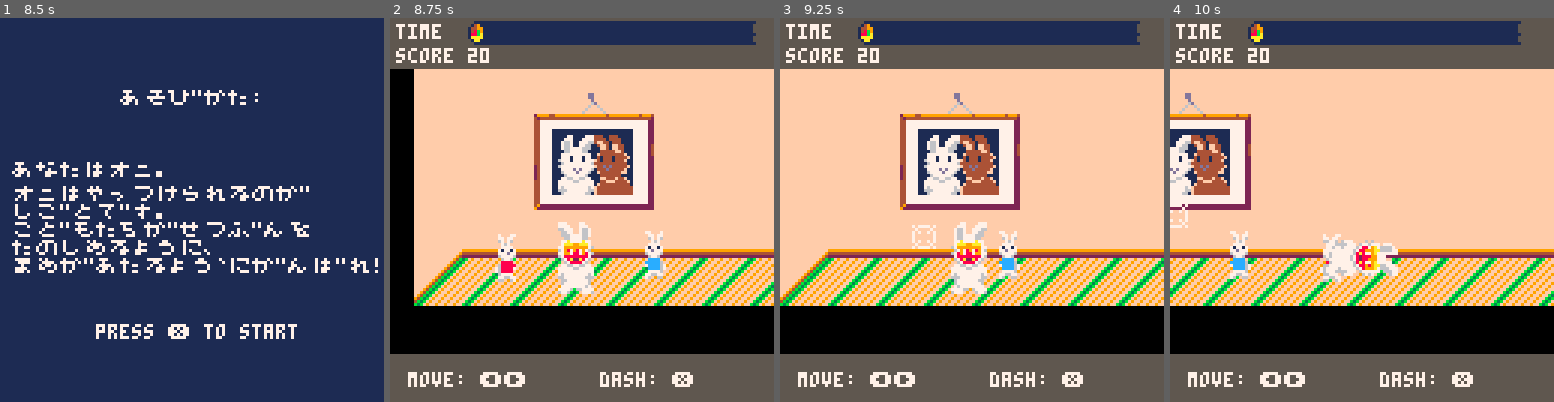
Above: before the commit, frames 1-4 (left to right).
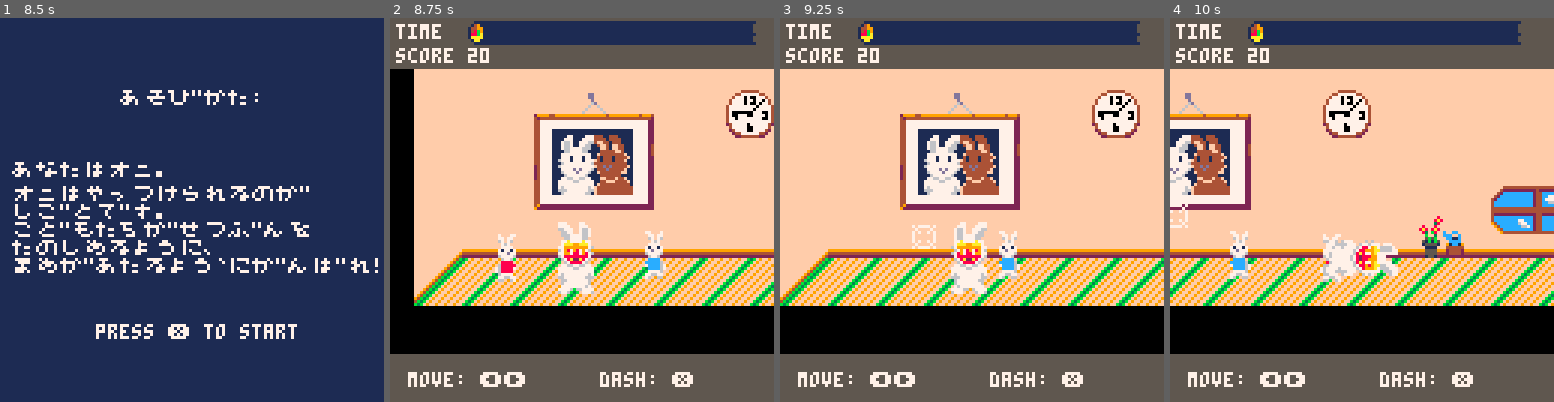
Above: after the commit, the same moments.

Repository: josiahp/setsubun
Game: PICO-8 cartridge setsubun.p8
Two runs of this game, one before a commit and one after it. Both use one fixed random seed, a clock stepped at 60 frames per second and the inputs below.
Inputs:
- Up to frame 1 (8.5 s): tap X (X key) at 0.33, 1.07, 1.85, 2.97, 4.08, 5.2, 6.32, 7.43 s; tap O (Z key) at 0.7, 1.7, 2.1, 2.5, 2.9, 3.3, 3.7, 4.1, 4.5, 4.9, 5.3, 5.7, 6.1, 6.5, 6.9, 7.3, 7.7, 8.1 s; hold Right 1.6-2.1 s; hold Right 2.47-3.03 s; hold Left 3.08-3.58 s; hold Right 4.02-4.68 s; hold Left 5.08-5.68 s; hold Right 6.08-6.58 s; hold Right 6.63-7.13 s; hold Right 7.5-8.07 s; hold Left from 8.12 s (still down)
- Up to frame 2 (8.75 s): tap O (Z key) at 8.5 s; tap X (X key) at 8.55 s; release Left at 8.62 s
- Up to frame 3 (9.25 s): tap O (Z key) at 8.9 s; hold Right from 9.05 s (still down)
- Up to frame 4 (10 s): tap O (Z key) at 9.3, 9.7 s; tap X (X key) at 9.67 s; release Right at 9.72 s

Frame 1 is identical in both runs. In frame 2, 1.3% of the frame differs, in the area x 87-100%, y 18-32%; in frame 3, 1.3%; in frame 4, 3.8%, in the area x 39-100%, y 18-63%.

Commit message:
add flowers, clock, window

Diff:
--- a/setsubun.p8
+++ b/setsubun.p8
@@ -1182,22 +1182,22 @@
 00000000000000000000000000000000000000000000000000000000000000000000000000000000000000000000000000000000000000000000000000077000
 00000000000000000000000000000000000000000000000000000000000000000000000000000000000000000000000000000000000000000000000000777000
 00000000000000000000000000000000000000000000000000000000000000000000000000000000000000000000000000000000000000000000000000777000
-00000000000000000000000000000000000000000000000000000000000000000000000000000000000000000000000000000000000000000000000000000000
-00000000000000000000000000000000000000000000000000000000000000000000000000000000000000000000000000000000000000000000000000000000
-00000000000000000000000000000000000000000000000000000000000000000000000000000000000000000000000000000000000000000000000000000000
-00000000000000000000000000000000000000000000000000000000000000000000000000000000000000000000000000000000000000000000000000000000
-00000000000000000000000000000000000000000000000000000000000000000000000000000000000000000000000000000000000000000000000000000000
-00000000000000000000000000000000000000000000000000000000000000000000000000000000000000000000000000000000000000000000000000000000
-00000000000000000000000000000000000000000000000000000000000000000000000000000000000000000000000000000000000000000000000000000000
-00000000000000000000000000000000000000000000000000000000000000000000000000000000000000000000000000000000000000000000000000000000
-00000000000000000000000000000000000000000000000000000000000000000000000000000000000000000000000000000000000000000000000000000000
-00000000000000000000000000000000000000000000000000000000000000000000000000000000000000000000000000000000000000000000000000000000
-00000000000000000000000000000000000000000000000000000000000000000000000000000000000000000000000000000000000000000000000000000000
-00000000000000000000000000000000000000000000000000000000000000000000000000000000000000000000000000000000000000000000000000000000
-00000000000000000000000000000000000000000000000000000000000000000000000000000000000000000000000000000000000000000000000000000000
-00000000000000000000000000000000000000000000000000000000000000000000000000000000000000000000000000000000000000000000000000000000
-00000000000000000000000000000000000000000000000000000000000000000000000000000000000000000000000000000000000000000000000000000000
-00000000000000000000000000000000000000000000000000000000000000000000000000000000000000000000000000000000000000000000000000000000
+fffff444444fffffffffffffffffffffffff444444444444444444444444ffff0000000000000000000000000000000000000000000000000000000000000000
+fff4477777744ffffffffffffffffffffff42222222222242222222222224fff0000000000000000000000000000000000000000000000000000000000000000
+ff477707007774ffffffff8fffffffffff42cccccccccc244ccccccccccc24ff0000000000000000000000000000000000000000000000000000000000000000
+f47777077077074ffffff8a8fffffffff42ccccccccccc244cc7777cccccc24f0000000000000000000000000000000000000000000000000000000000000000
+f47777070070774ffffff38fffffffff42cccccccccccc244c7776ccc777cc240000000000000000000000000000000000000000000000000000000000000000
+4777777777077774f8fff8ffffffffff4ccccccccccccc244cc66cccc6677cc40000000000000000000000000000000000000000000000000000000000000000
+47777777707777748a8f8a8fffffffff4ccccccccccccc244ccccccccc667cc40000000000000000000000000000000000000000000000000000000000000000
+4700000007770074f83fb8ffcffccfff444444444444444444444444444444440000000000000000000000000000000000000000000000000000000000000000
+4700777007777074ffbff3ffcccffcff444444444444444444444444444444440000000000000000000000000000000000000000000000000000000000000000
+4770777777770074ff5b5bfffcc11cff422222222222222442222222222222240000000000000000000000000000000000000000000000000000000000000000
+4777777777777774f51b1b5fffccccff4ccccccccccccc244cccccccccccccc40000000000000000000000000000000000000000000000000000000000000000
+2477777077777742f155551ff91cc19f4cccccccc77ccc244cccccccccccccc40000000000000000000000000000000000000000000000000000000000000000
+f47777700777774fff1111fff444444f94ccccccc677cc244ccccccccccccc490000000000000000000000000000000000000000000000000000000000000000
+f24777700777742f9955559992444429f94ccccccc667c244cccccccccccc49f0000000000000000000000000000000000000000000000000000000000000000
+ff244777777442ff4455554442444424ff94cccccccccc244ccccccccccc49ff0000000000000000000000000000000000000000000000000000000000000000
+fff2244444422fff2215512222222222fff94444444444444444444444449fff0000000000000000000000000000000000000000000000000000000000000000
 00000000000000000000000000000000000000000000000000000000000000000000000000000000000000000000000000000000000000000000000000000000
 00000000000000000000000000000000000000000000000000000000000000000000000000000000000000000000000000000000000000000000000000000000
 00000000000000000000000000000000000000000000000000000000000000000000000000000000000000000000000000000000000000000000000000000000
@@ -1281,13 +1281,13 @@
 0000000000000000000000000000000000000000000000000000000000000000000000000505050505050505050500000000000000000000000000000000000000000000000000000000000000000000000000000000000000000000000000000000000000000000000000000000000000000000000000000000000000000000
 0000000000000000000000000000000000000000000000000000000000000000000000000505050505050505050000000000000000000000000000000000000000000000000000000000000000000000000000000000000000000000000000000000000000000000000000000000000000000000000000000000000000000000
 0018181818181818181818181818181818181818181818181818181818181818181818000000000000000000000000000000000000000000000000000000000000000000000000000000000000000000000000000000000000000000000000000000000000000000000000000000000000000000000000000000000000000000
-0018181818181818851818181818181818181818181818181818181818181818181818000000000000000000000000000000000000000000000000000000000000000000000000000000000000000000000000000000000000000000000000000000000000000000000000000000000000000000000000000000000000000000
-0018181818188081828384181818181818181818181818181818181818181818181818000000000000000000000000000000000000000000000000000000000000000000000000000000000000000000000000000000000000000000000000000000000000000000000000000000000000000000000000000000000000000000
+0018181818181818851818181818404118181818181818181818181818181844471818000000000000000000000000000000000000000000000000000000000000000000000000000000000000000000000000000000000000000000000000000000000000000000000000000000000000000000000000000000000000000000
+0018181818188081828384181818505118181818181818181818181818181854571818000000000000000000000000000000000000000000000000000000000000000000000000000000000000000000000000000000000000000000000000000000000000000000000000000000000000000000000000000000000000000000
 0018181818189091929394181818181818181818181818181818181818181818181818000000000000000000000000000000000000000000000000000000000000000000000000000000000000000000000000000000000000000000000000000000000000000000000000000000000000000000000000000000000000000000
 001818181818a0a1a2a3a4181818181818181818181818181818181818181818181818000000000000000000000000000000000000000000000000000000000000000000000000000000000000000000000000000000000000000000000000000000000000000000000000000000000000000000000000000000000000000000
-001818181818b0b1b2b3b4181818181818181818181818181818181818181818181818000000000000000000000000000000000000000000000000000000000000000000000000000000000000000000000000000000000000000000000000000000000000000000000000000000000000000000000000000000000000000000
-0018181818181818181818181818181818181818181818181818181818181818181818000000000000000000000000000000000000000000000000000000000000000000000000000000000000000000000000000000000000000000000000000000000000000000000000000000000000000000000000000000000000000000
-0018180d0d0d0d0d0d0d0d0d0d0d0d0d0d0d0d0d0d0d0d0d0d0d0d0d0d0d0d0d0d0d0d000000000000000000000000000000000000000000000000000000000000000000000000000000000000000000000000000000000000000000000000000000000000000000000000000000000000000000000000000000000000000000
+001818181818b0b1b2b3b4181818181818181818184445464718181818181818181818000000000000000000000000000000000000000000000000000000000000000000000000000000000000000000000000000000000000000000000000000000000000000000000000000000000000000000000000000000000000000000
+0018181818181818181818181818181818184243185455565718181818181818181818000000000000000000000000000000000000000000000000000000000000000000000000000000000000000000000000000000000000000000000000000000000000000000000000000000000000000000000000000000000000000000
+0018180d0d0d0d0d0d0d0d0d0d0d0d0d0d0d52530d0d0d0d0d0d0d0d0d0d0d0d0d0d0d000000000000000000000000000000000000000000000000000000000000000000000000000000000000000000000000000000000000000000000000000000000000000000000000000000000000000000000000000000000000000000
 0018000000000000000000000000000000000000000000000000000000000000000000000000000000000000000000000000000000000000000000000000000000000000000000000000000000000000000000000000000000000000000000000000000000000000000000000000000000000000000000000000000000000000
 
 
